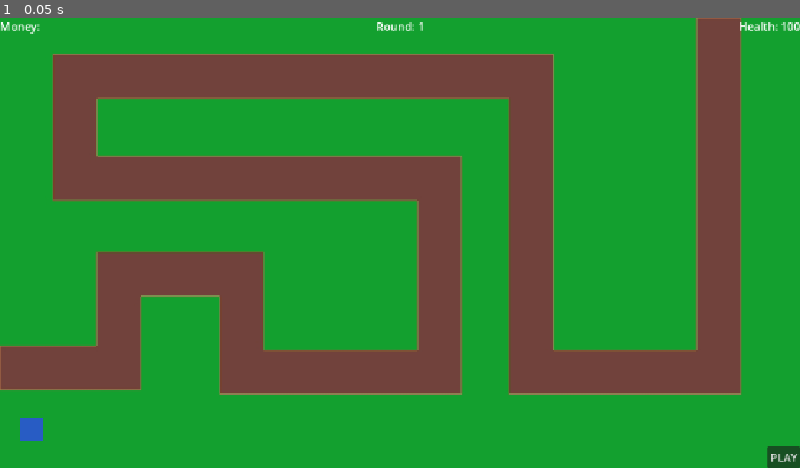
Above: before the commit, frame 1.
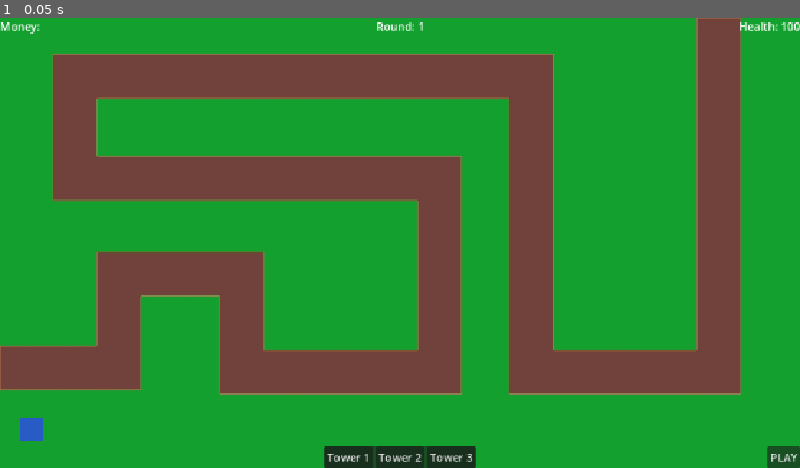
Above: after the commit, the same moment.

Repository: austinjamesfox/towerdefense
Game: Godot game, scene res://scenes/main_scene.tscn
The game is run twice, just before and just after one commit, with the same random seed, the same clock (stepped at 60 frames per second) and the same inputs.
Inputs:
- Up to frame 1 (0.05 s): no input

The runs differ from the first frame. In frame 1, 0.9% of the frame differs, in the area x 40-60%, y 95-100%.

Commit message:
Added hud buttons for tower shop - they currently do nothing

Diff:
--- a/scenes/hud.tscn
+++ b/scenes/hud.tscn
@@ -11,7 +11,7 @@
 anchors_preset = 0
 script = ExtResource("1_ahhtf")
 
-[node name="PanelContainer" type="PanelContainer" parent="." unique_id=1189399563]
+[node name="TopBar" type="PanelContainer" parent="." unique_id=1189399563]
 layout_mode = 1
 anchors_preset = 10
 anchor_right = 1.0
@@ -19,25 +19,55 @@
 grow_horizontal = 2
 theme_override_styles/panel = SubResource("StyleBoxEmpty_toqtt")
 
-[node name="HBoxContainer" type="HBoxContainer" parent="PanelContainer" unique_id=256249725]
+[node name="HBoxContainer" type="HBoxContainer" parent="TopBar" unique_id=256249725]
 layout_mode = 2
 
-[node name="MoneyLabel" type="Label" parent="PanelContainer/HBoxContainer" unique_id=1649868688]
+[node name="MoneyLabel" type="Label" parent="TopBar/HBoxContainer" unique_id=1649868688]
 unique_name_in_owner = true
 layout_mode = 2
 size_flags_horizontal = 2
 text = "Money: "
 
-[node name="RoundLabel" type="Label" parent="PanelContainer/HBoxContainer" unique_id=1712840282]
+[node name="RoundLabel" type="Label" parent="TopBar/HBoxContainer" unique_id=1712840282]
 unique_name_in_owner = true
 layout_mode = 2
 text = "Round: 1"
 
-[node name="HealthLabel" type="Label" parent="PanelContainer/HBoxContainer" unique_id=1721298835]
+[node name="HealthLabel" type="Label" parent="TopBar/HBoxContainer" unique_id=1721298835]
 unique_name_in_owner = true
 layout_mode = 2
 size_flags_horizontal = 10
 text = "Health: 100"
+
+[node name="TowerShop" type="PanelContainer" parent="." unique_id=4785368]
+layout_mode = 1
+anchors_preset = 7
+anchor_left = 0.5
+anchor_top = 1.0
+anchor_right = 0.5
+anchor_bottom = 1.0
+offset_left = -109.0
+offset_top = -31.0
+offset_right = 109.0
+grow_horizontal = 2
+grow_vertical = 0
+
+[node name="HBoxContainer2" type="HBoxContainer" parent="TowerShop" unique_id=877556888]
+layout_mode = 2
+
+[node name="Tower 1" type="Button" parent="TowerShop/HBoxContainer2" unique_id=93753941]
+layout_mode = 2
+text = "Tower 1
+"
+
+[node name="Tower 2" type="Button" parent="TowerShop/HBoxContainer2" unique_id=790383928]
+layout_mode = 2
+text = "Tower 2"
+
+[node name="Tower 3" type="Button" parent="TowerShop/HBoxContainer2" unique_id=699830958]
+layout_mode = 2
+text = "Tower 3
+"
 
 [node name="PlayButton" type="Button" parent="." unique_id=1123778431]
 layout_mode = 1
@@ -46,8 +76,8 @@
 anchor_top = 1.0
 anchor_right = 1.0
 anchor_bottom = 1.0
-offset_left = -8.0
-offset_top = -8.0
+offset_left = -47.0
+offset_top = -31.0
 grow_horizontal = 0
 grow_vertical = 0
 text = "PLAY"
--- a/scripts/enemy_manager.gd
+++ b/scripts/enemy_manager.gd
@@ -8,7 +8,6 @@
 var activeEnemies : int = 0:
 	set(value):
 		activeEnemies = value
-		print(activeEnemies)
 		if (activeEnemies == 0 && !enemySpawner.currentlySpawning):
 			allEnemiesDead.emit(true)
 	get:
--- a/scripts/enemy_spawner.gd
+++ b/scripts/enemy_spawner.gd
@@ -72,7 +72,6 @@
 	return spawnTimer
 
 
-
 func _on_game_manager_round_active(active : bool) -> void:
 	roundActive = active
 
